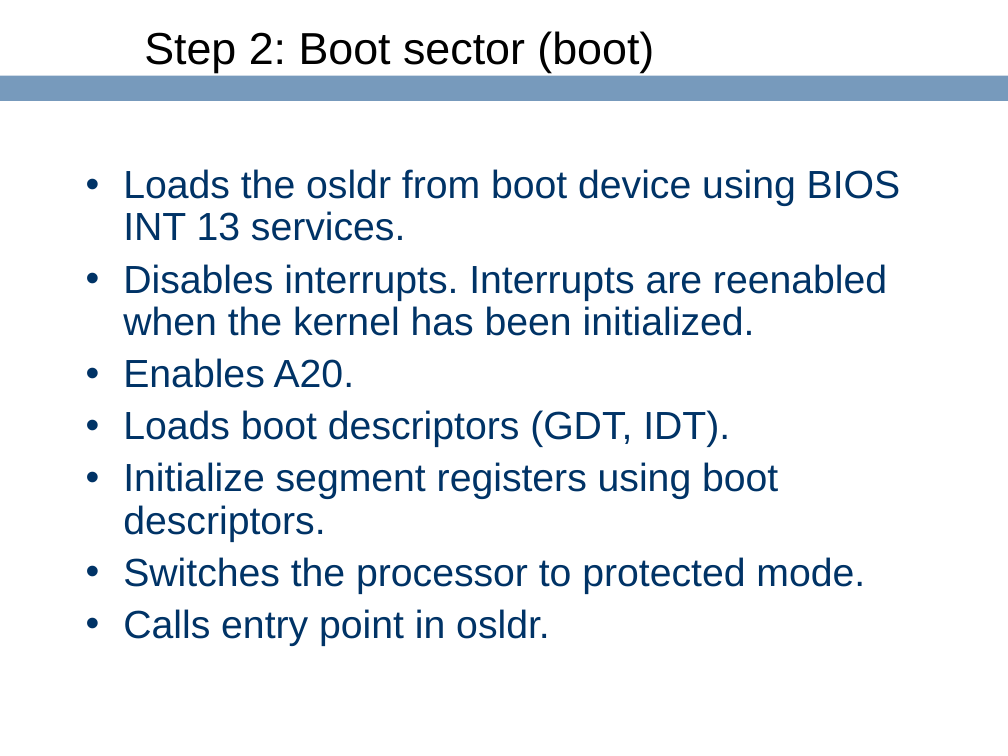
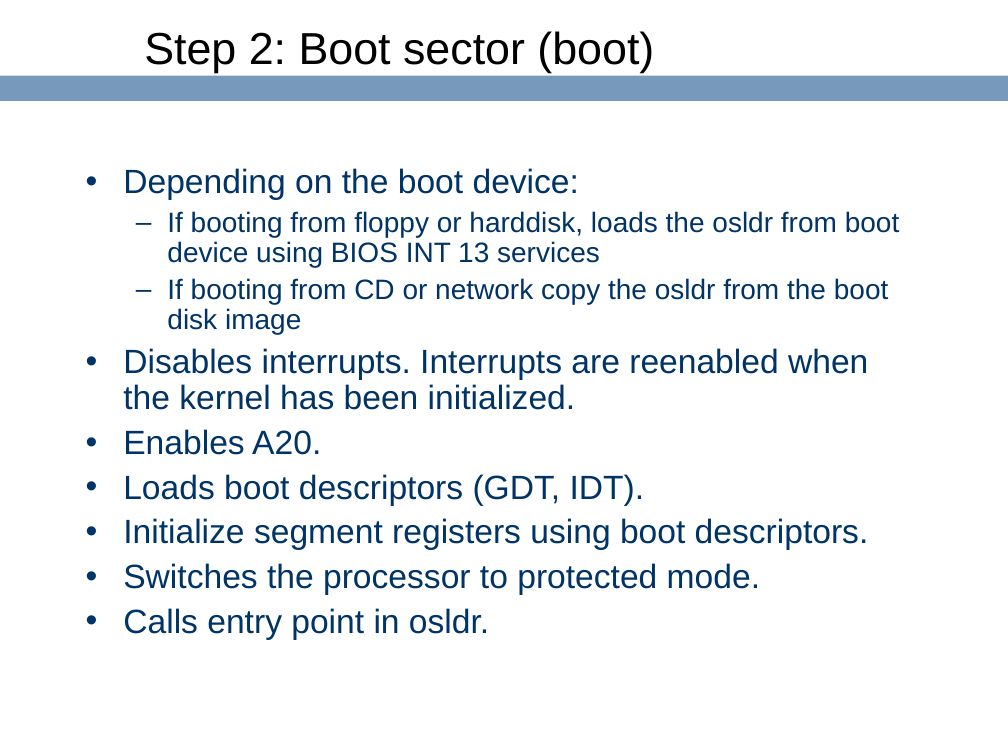
Before and after one commit to ringgaard/sanos, a slide deck: slide 18 of doc/sanostech.ppt. Drawn at 1008x756 pixels with LibreOffice and Linux fonts; fonts in the diff are those of the drawing; background and template pictures are left out. Boxes give left, top, right and bottom in pixels: in the first picture for what was removed or moved away, otherwise in the second. Text is boxed around its words. In the diff, an @@ line names an element or a change of style, - is before the commit and + after.

```diff
--- a/doc/sanostech.ppt
+++ b/doc/sanostech.ppt
@@ text at box(123, 168, 899, 335): text changed; size 28 to 20 pt @@
-• Loads the osldr from boot device using BIOS INT 13 services.
+• Depending on the boot device:
+  – If booting from floppy or harddisk, loads the osldr from boot device using BIOS INT 13 services
+  – If booting from CD or network copy the osldr from the boot disk image
@@ text at box(123, 348, 869, 640): size 28 to 24 pt in "Disables interrupts. Interrupts are reenabled when the ...", "Enables A20.", "Loads boot descriptors (GDT, IDT).", "Initialize segment registers using boot descriptors." and 2 more places; less space between paragraphs @@
```
Also in this commit, not shown: 2 other slides changed, 7 other files.
